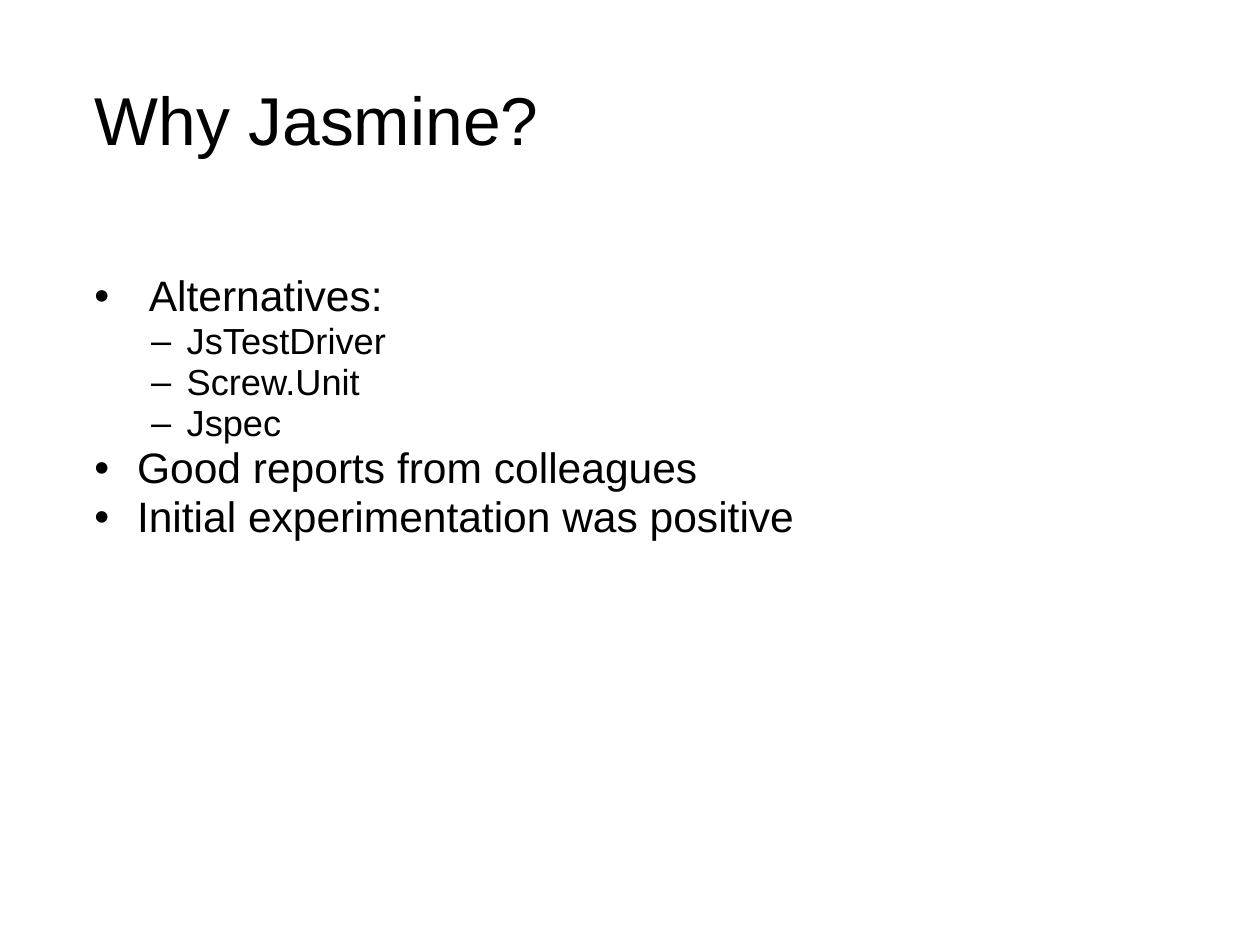
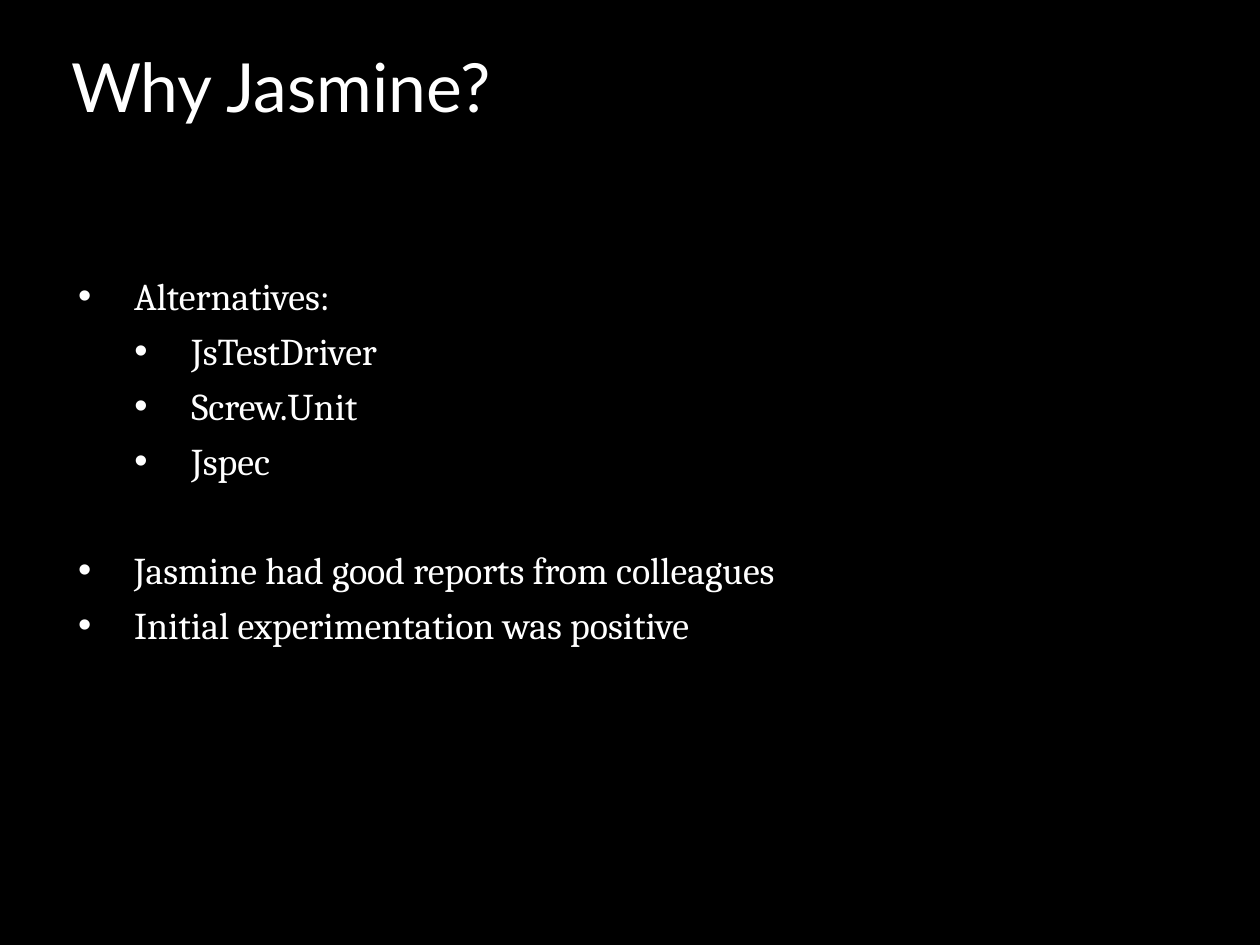
Before and after one commit to jomontanari/JasmineBowlingGame, a slide deck: slide 2 of TestingJavaScript_with_Jasmine.ppt. Drawn at 1260x945 pixels with LibreOffice and Linux fonts; fonts in the diff are those of the drawing; background and template pictures are left out. Boxes give left, top, right and bottom in pixels: in the first picture for what was removed or moved away, otherwise in the second. Text is boxed around its words. In the diff, an @@ line names an element or a change of style, - is before the commit and + after.

```diff
--- a/TestingJavaScript_with_Jasmine.ppt
+++ b/TestingJavaScript_with_Jasmine.ppt
@@ background #FFFFFF to #000000 @@
@@ title "Why Jasmine?": place and size @@
-title "Why Jasmine?" at [94, 96, 539, 158]
+title "Why Jasmine?" at [71, 62, 490, 124]
@@ title "Why Jasmine?" at [71, 62, 490, 124]: font Arial to Lato, text colour #000000 to #FFFFFF @@
@@ text at [134, 283, 689, 647]: size 27 to 24 pt in "Alternatives:", "Initial experimentation was positive"; font Arial to Cambria, text colour #000000 to #FFFFFF in "Alternatives:", "JsTestDriver", "Screw.Unit", "Jspec" and 1 more places; size 23 to 24 pt in "JsTestDriver", "Screw.Unit", "Jspec"; indent changed; line spacing 0.95 to 1; more space between paragraphs; bullet colour #000000 to #FFFFFF; bullet – to • @@
@@ text at [134, 557, 774, 593]: text changed; size 27 to 24 pt; font Arial to Cambria; text colour #000000 to #FFFFFF @@
-• Good reports from colleagues
+• Jasmine had good reports from colleagues
```
Also in this commit, not shown: 14 other slides changed, 3 slides added, 3 slides removed.
